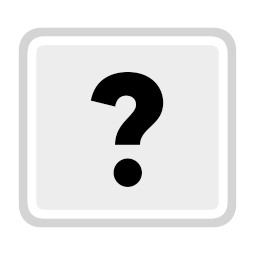
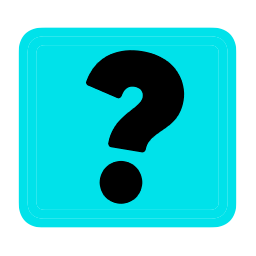
Before/after of a 256 × 256 layered artwork. What changed in the layer stack:
painted on "?" over (x1=88, y1=53, x2=182, y2=201)
added layer "Layer 1" above "Vector Smart Object" over (x1=18, y1=27, x2=237, y2=228)
